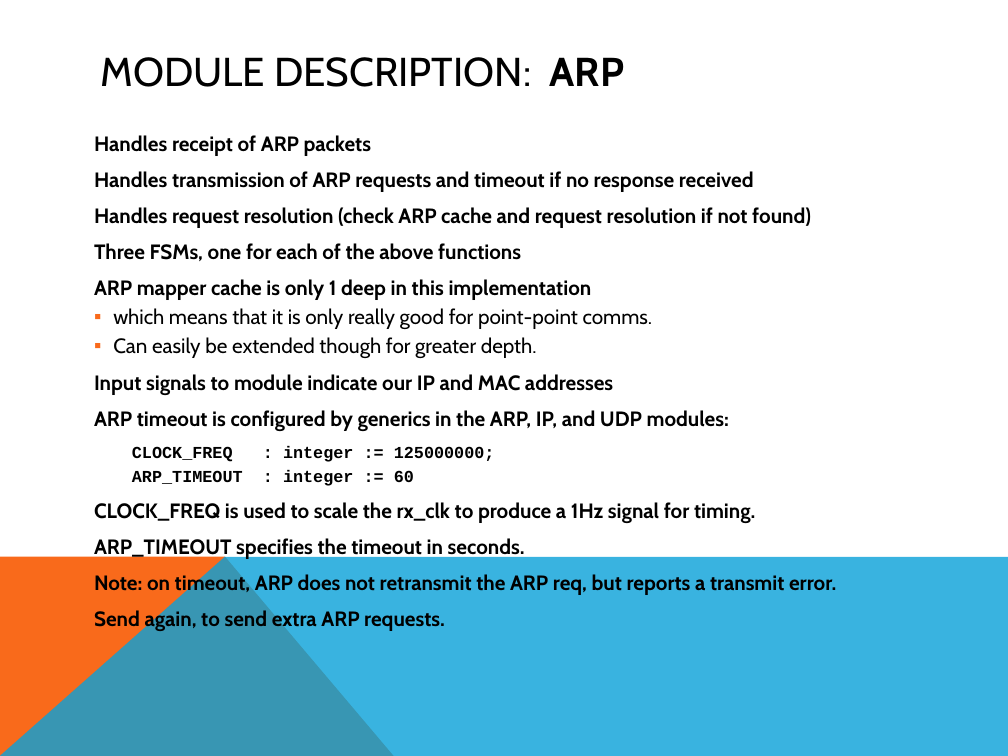
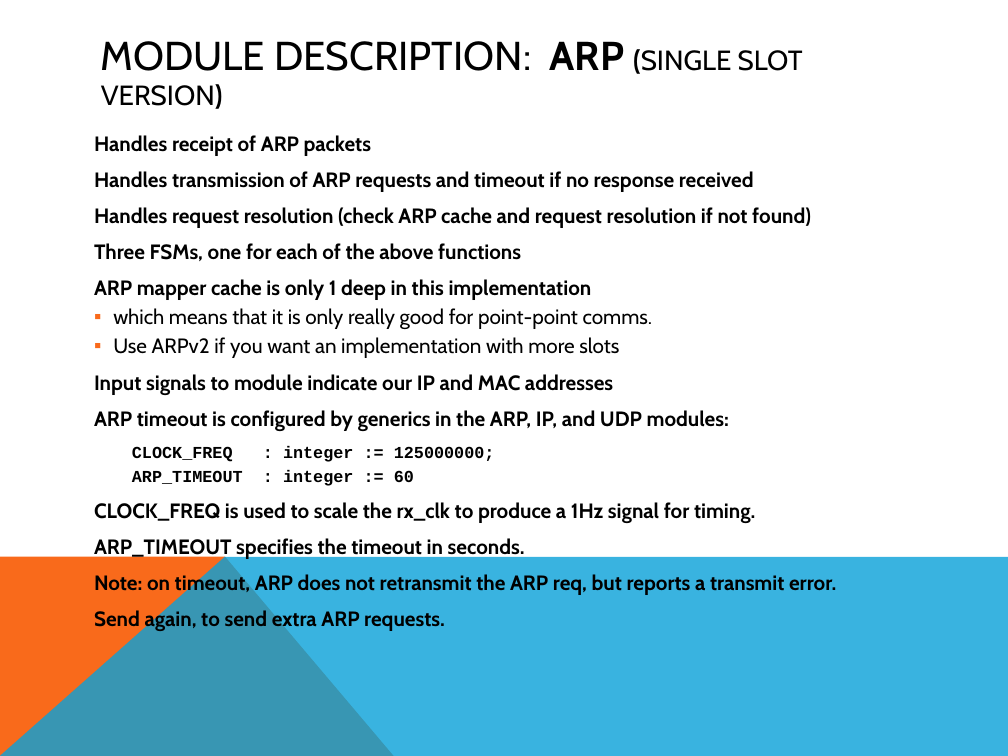
Before and after one commit to freecores/udp_ip_stack, a slide deck: slide 18 of doc/src/UDP_IP_Stack.pptx (slide 16 before the commit). Drawn at 1008x756 pixels with LibreOffice and Linux fonts; fonts in the diff are those of the drawing. Boxes give left, top, right and bottom in pixels: in the first picture for what was removed or moved away, otherwise in the second. Text is boxed around its words. In the diff, an @@ line names an element or a change of style, - is before the commit and + after.

Commit message:
Committed changes, adding ARPV2 with multislot ARP cache

```diff
--- a/doc/src/UDP_IP_Stack.pptx
+++ b/doc/src/UDP_IP_Stack.pptx
@@ title at (101,41,803,109): text changed @@
-MODULE DESCRIPTION: ARP
+MODULE DESCRIPTION: ARP (SINGLE SLOT VERSION)
@@ text at (113,337,619,358): text changed @@
-  ▪ Can easily be extended though for greater depth.
+  ▪ Use ARPv2 if you want an implementation with more slots
```
Also in this commit, not shown: 6 other slides changed, 3 slides added, 21 other files.
